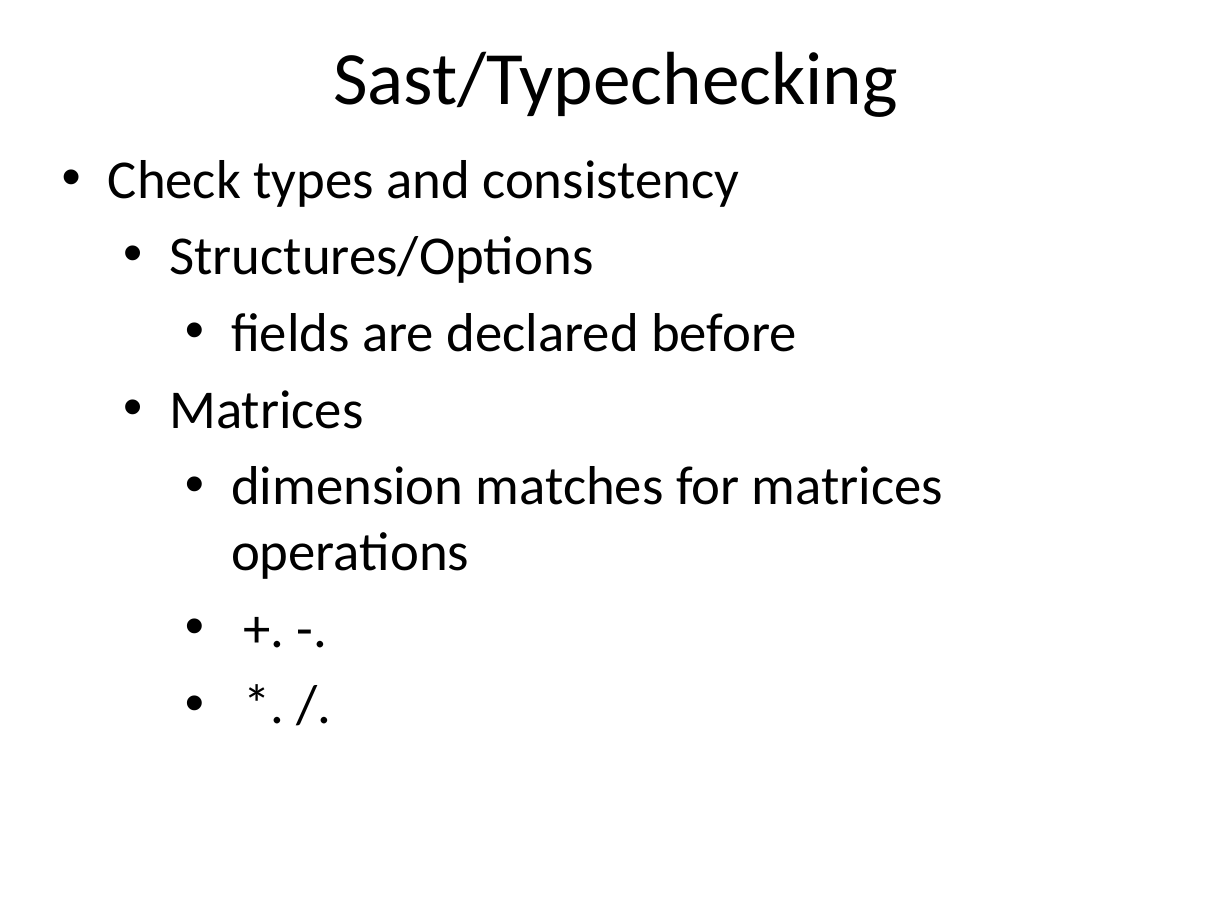
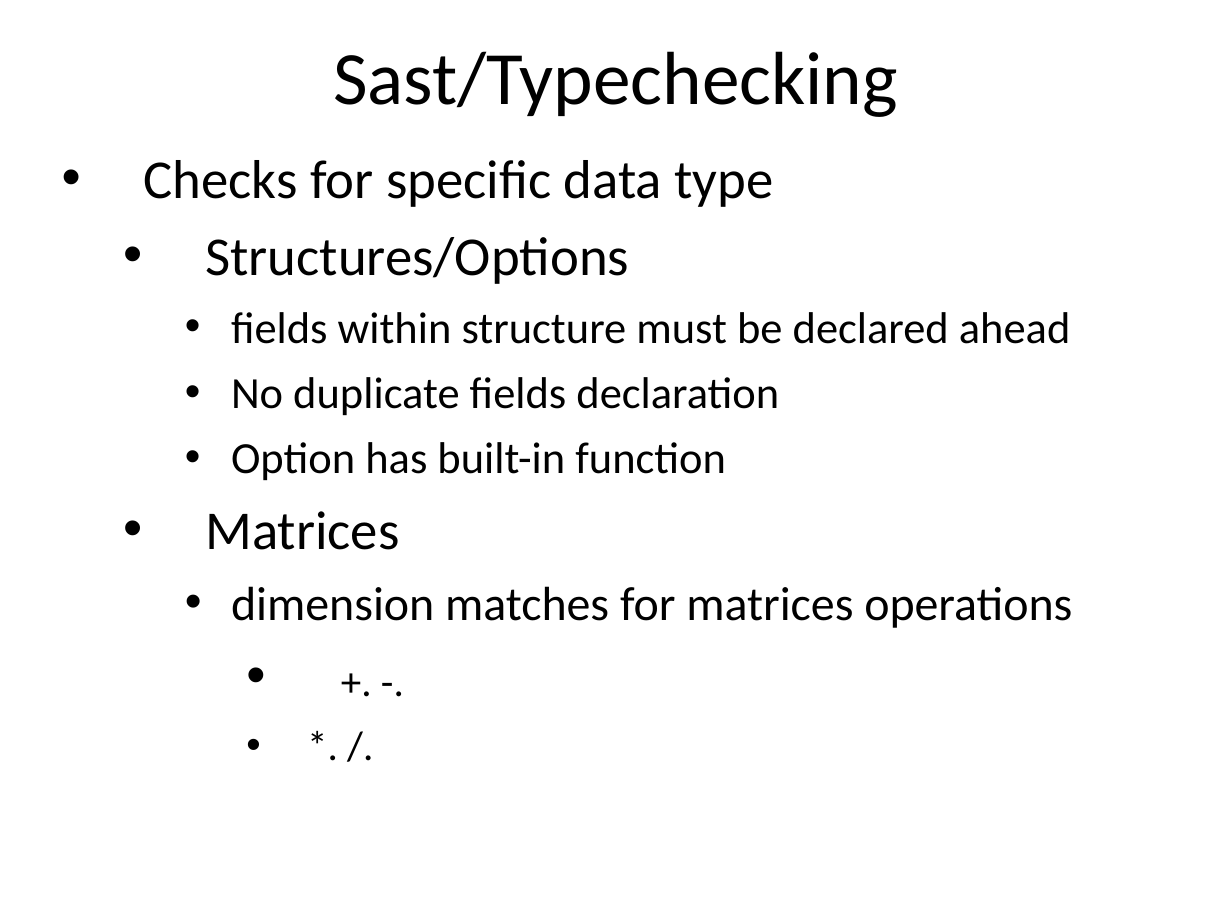
Before and after one commit to liufei11111/w4115PLT, a slide deck: slide 15 of src/project/demo/PLTFinalPresentation.pptx. Drawn at 1232x924 pixels with LibreOffice and Linux fonts; fonts in the diff are those of the drawing. Boxes give left, top, right and bottom in pixels: in the first picture for what was removed or moved away, otherwise in the second. Text is boxed around its words. In the diff, an @@ line names an element or a change of style, - is before the commit and + after.

```diff
--- a/src/project/demo/PLTFinalPresentation.pptx
+++ b/src/project/demo/PLTFinalPresentation.pptx
@@ text at (144,160,773,207): text changed @@
-• Check types and consistency
+• Checks for specific data type
@@ text at (205,237,1072,628): size 32 to 28 pt in "dimension matches for matrices operations"; size 32 to 24 pt in "+. -.", "*. /."; indent changed; list level 3 to 4 in "+. -."; list level 3 to 4 in "*. /." @@
@@ text at (231,312,1070,481): text changed; size 32 to 26 pt @@
-    • fields are declared before
+    • fields within structure must be declared ahead
+    • No duplicate fields declaration
+    • Option has built-in function
```
Also in this commit, not shown: 11 other slides changed, 1 slide added, 1 slide removed.
